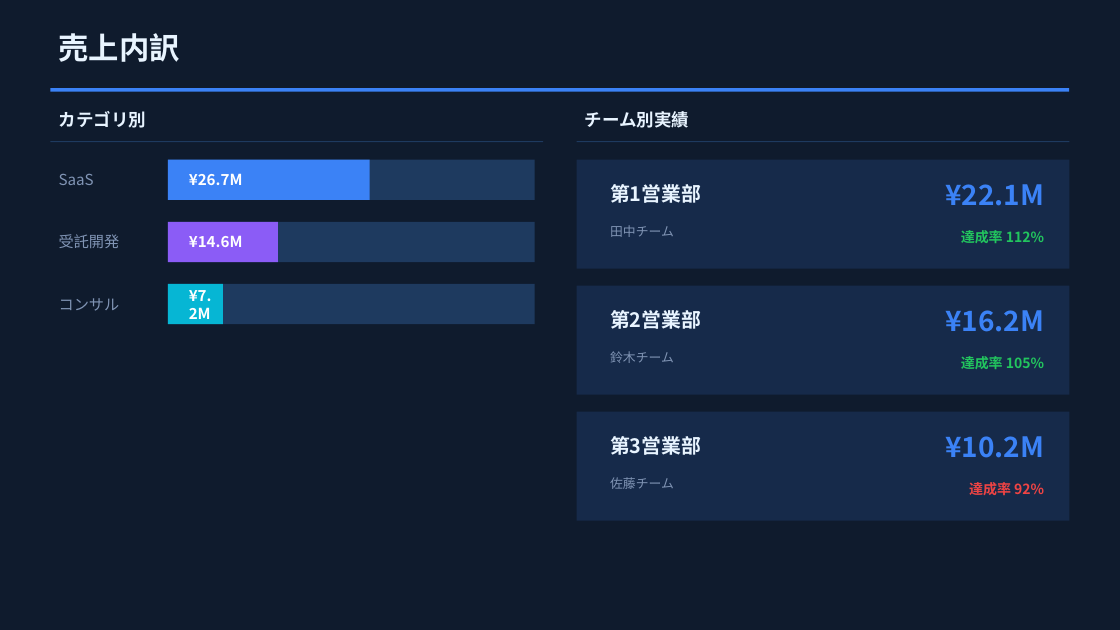
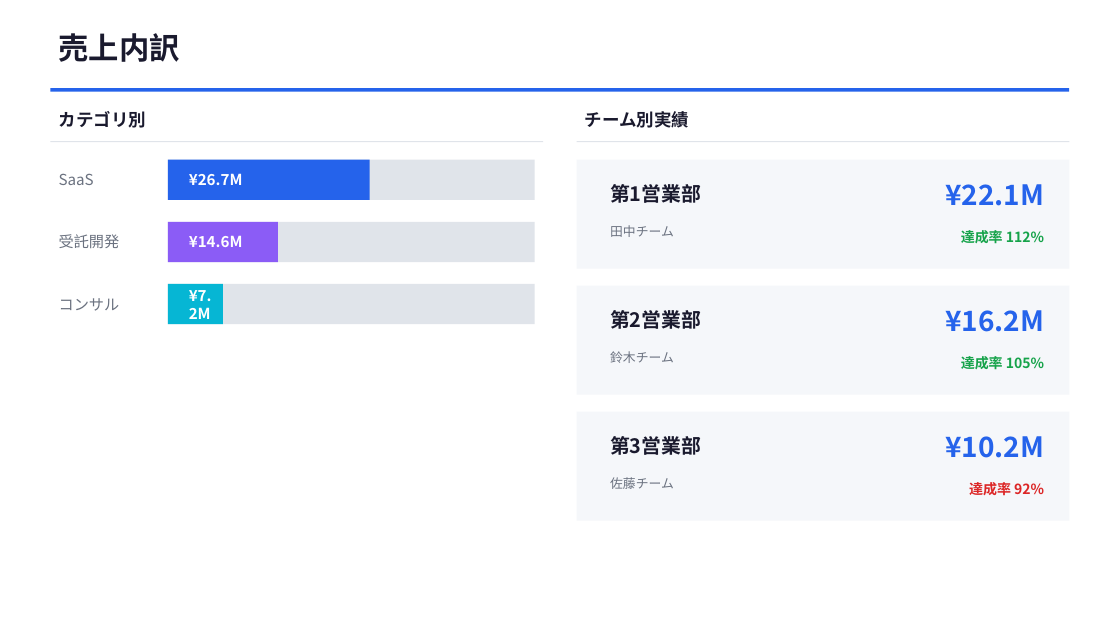
Before and after one commit to horihorihorihorichiz/-, a slide deck: slide 3 of slides/exports/sales-meeting.pptx. Drawn at 1120x630 pixels with LibreOffice and Linux fonts; fonts in the diff are those of the drawing. Boxes give left, top, right and bottom in pixels: in the first picture for what was removed or moved away, otherwise in the second. Text is boxed around its words. In the diff, an @@ line names an element or a change of style, - is before the commit and + after.

```diff
--- a/slides/exports/sales-meeting.pptx
+++ b/slides/exports/sales-meeting.pptx
@@ background #0F1B2D to #FFFFFF @@
@@ rectangle at (x1=50, y1=88, x2=1070, y2=92): fill #3B82F6 to #2563EB @@
@@ fill #1E3A5F to #E0E4EA in 5 elements at (x1=168, y1=160, x2=535, y2=200), (x1=168, y1=222, x2=535, y2=262), (x1=168, y1=284, x2=535, y2=324), (x1=577, y1=141, x2=1070, y2=142), (x1=50, y1=141, x2=544, y2=142) @@
@@ rectangle at (x1=168, y1=160, x2=370, y2=200): fill #3B82F6 to #2563EB @@
@@ text "達成率 112%" at (x1=961, y1=230, x2=1044, y2=243): text colour #22C55E to #16A34A @@
@@ text "達成率 105%" at (x1=961, y1=356, x2=1044, y2=369): text colour #22C55E to #16A34A @@
@@ fill #162A4A to #F5F7FA in 3 elements at (x1=577, y1=160, x2=1070, y2=269), (x1=577, y1=286, x2=1070, y2=395), (x1=577, y1=412, x2=1070, y2=521) @@
@@ text colour #E8F4FF to #1A1A2E in 6 elements at (x1=59, y1=33, x2=180, y2=62), (x1=59, y1=111, x2=146, y2=128), (x1=585, y1=111, x2=689, y2=128), (x1=610, y1=184, x2=701, y2=203), (x1=610, y1=310, x2=701, y2=329), (x1=610, y1=436, x2=701, y2=455) @@
@@ text colour #3B82F6 to #2563EB in 3 elements at (x1=945, y1=184, x2=1044, y2=206), (x1=945, y1=310, x2=1044, y2=332), (x1=945, y1=436, x2=1044, y2=458) @@
@@ text colour #8094B4 to #6B7280 in 6 elements at (x1=59, y1=174, x2=94, y2=185), (x1=59, y1=234, x2=120, y2=248), (x1=59, y1=298, x2=120, y2=311), (x1=610, y1=225, x2=674, y2=237), (x1=610, y1=351, x2=674, y2=363), (x1=610, y1=477, x2=674, y2=489) @@
@@ text "達成率 92%" at (x1=969, y1=482, x2=1044, y2=495): text colour #EF4444 to #DC2626 @@
```
Also in this commit, not shown: 5 other slides changed, 3 other files.
